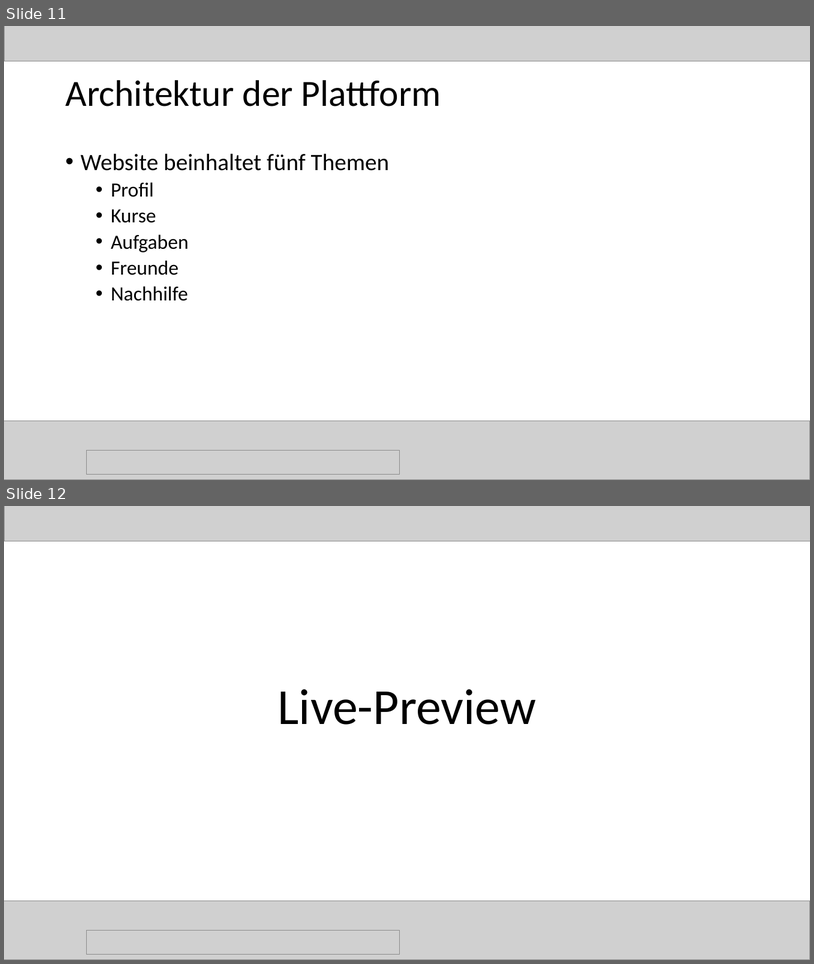
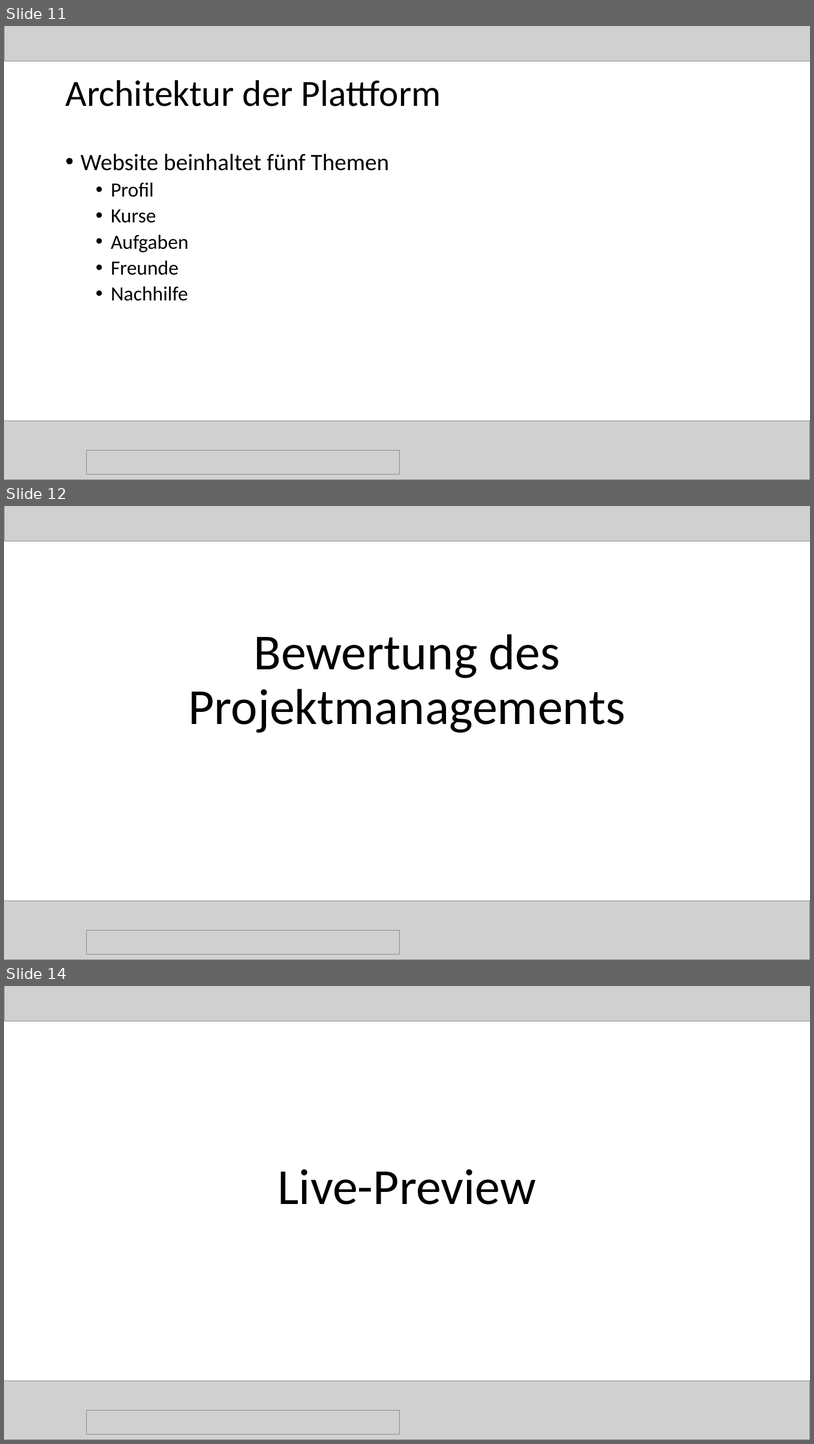
Before and after one commit to magharmi/StudentenFuerStudenten, a slide deck: Power Point/final.pptx. Shown one above the other, each under a label of ours: slides 11 and 12 before the commit, slides 11, 12 and 14 after it; the slides between them are not shown. The pictures are 814x964 and 814x1444 pixels, drawn with LibreOffice and Linux fonts; fonts in the diff are those of the drawing; grey boxes stand for pictures. Boxes give left, top, right and bottom in pixels: in the first picture for what was removed or moved away, otherwise in the second. Text is boxed around its words. In the diff, an @@ line names an element or a change of style, - is before the commit and + after.

```diff
--- a/Power Point/final.pptx
+++ b/Power Point/final.pptx
@@ slide 12 added at [4,506,810,960], background #FFFFFF @@
@@ picture added at [4,506,810,541] @@
@@ title added at [188,634,626,733], 60 pt, text #000000 @@
+Bewertung des Projektmanagements
@@ picture added at [4,900,810,960] @@
@@ picture added at [86,930,399,954] @@
@@ what was slide 12 is now slide 14 @@
```
Also in this commit, not shown: 1 other slide added.
